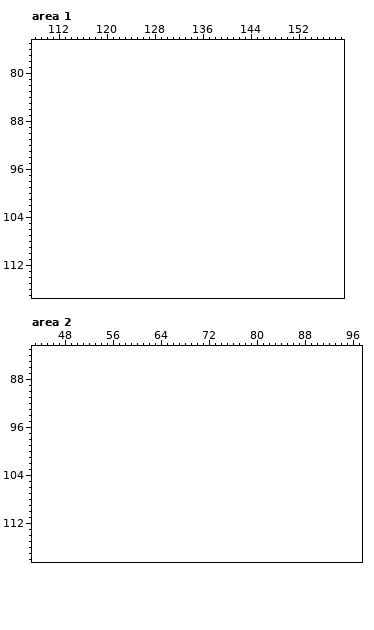
One commit to this pixel-art file: Assets/Sprites/Map/Custom/Chest/Project.aseprite. The picture above was drawn from the file before the commit.
208x64 pixels, 1 frame. Colours within 5 levels of each other are drawn and written as one. Shown: area 1: x 108..159, y 75..117; area 2: x 43..97, y 83..118. The old version is drawn lined up with the new one, on the new canvas. The commit also changed other parts of the picture, which this record leaves out.
And afterwards:
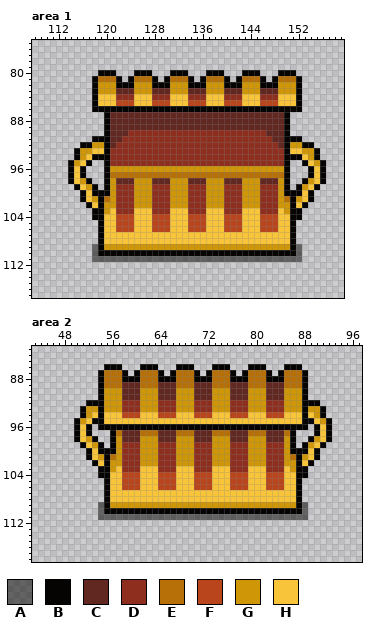
Palette (. is transparent): A #05040387  B #050403  C #612721  D #8d2e1f  E #b67007  F #b9451d  G #cf9607  H #f8c53a
Difference:
canvas 208x64 -> 208x128
--- area 1
@@ x 108..159 @@
  79 ....................................................
- 80 ....................................................
- 81 ....................................................
- 82 ....................................................
- 83 ....................................................
- 84 ....................................................
- 85 ....................................................
- 86 ....................................................
- 87 ....................................................
- 88 ....................................................
- 89 ....................................................
- 90 ....................................................
- 91 ....................................................
- 92 ....................................................
- 93 ....................................................
- 94 ....................................................
- 95 ....................................................
- 96 ....................................................
- 97 ....................................................
- 98 ....................................................
- 99 ....................................................
-100 ....................................................
-101 ....................................................
-102 ....................................................
-103 ....................................................
-104 ....................................................
-105 ....................................................
-106 ....................................................
-107 ....................................................
-108 ....................................................
-109 ....................................................
-110 ....................................................
-111 ....................................................
+ 80 ...........BBB...BBB...BBB...BBB...BBB...BBB........
+ 81 ..........BEEEB.BEEEB.BEEEB.BEEEB.BEEEB.BEEEB.......
+ 82 ..........BGGGBBBGGGBBBGGGBBBGGGBBBGGGBBBGGGB.......
+ 83 ..........BGGGCCCGGGCCCGGGCCCGGGCCCGGGCCCGGGB.......
+ 84 ..........BHHHDDDHHHDDDHHHDDDHHHDDDHHHDDDHHHB.......
+ 85 ..........BHHHFFFHHHFFFHHHFFFHHHFFFHHHFFFHHHB.......
+ 86 ..........BBBBBBBBBBBBBBBBBBBBBBBBBBBBBBBBBBB.......
+ 87 ............BCCCCCCCCCCCCCCCCCCCCCCCCCCCCCB.........
+ 88 ............BCCCCCCCCCCCCCCCCCCCCCCCCCCCCCB.........
+ 89 ............BCCCCCCCCCCCCCCCCCCCCCCCCCCCCCB.........
+ 90 ............BCCCDDDDDDDDDDDDDDDDDDDDDDDCCCB.........
+ 91 ..........BBBCCDDDDDDDDDDDDDDDDDDDDDDDDDCCBBB.......
+ 92 ........BBGGBCDDDDDDDDDDDDDDDDDDDDDDDDDDDCBGGBB.....
+ 93 .......BGGHHBDDDDDDDDDDDDDDDDDDDDDDDDDDDDDBHHGGB....
+ 94 .......BGHBBBDDDDDDDDDDDDDDDDDDDDDDDDDDDDDBBBHGB....
+ 95 ......BGHB..BDDDDDDDDDDDDDDDDDDDDDDDDDDDDDB..BHGB...
+ 96 ......BHB...BGGGGGGGGGGGGGGGGGGGGGGGGGGGGGB...BHB...
+ 97 ......BHB...BEEEEEEEEEEEEEEEEEEEEEEEEEEEEEB...BHB...
+ 98 ......BHGB..BGCCCGGGCCCGGGCCCGGGCCCGGGCCCGB..BGHB...
+ 99 .......BHGB.BGDDDGGGDDDGGGDDDGGGDDDGGGDDDGB.BGHB....
+100 ........BHBBBGDDDGGGDDDGGGDDDGGGDDDGGGDDDGBBBHB.....
+101 ........BHGBEGDDDGGGDDDGGGDDDGGGDDDGGGDDDGEBGHB.....
+102 .........BHBGGDDDGGGDDDGGGDDDGGGDDDGGGDDDGGBHB......
+103 ..........BBGHDDDHHHDDDHHHDDDHHHDDDHHHDDDHGBB.......
+104 ..........BBHHFFFHHHFFFHHHFFFHHHFFFHHHFFFHHBB.......
+105 ...........BHHFFFHHHFFFHHHFFFHHHFFFHHHFFFHHB........
+106 ...........BHHFFFHHHFFFHHHFFFHHHFFFHHHFFFHHB........
+107 ...........BHHHHHHHHHHHHHHHHHHHHHHHHHHHHHHHB........
+108 ...........BHHHHHHHHHHHHHHHHHHHHHHHHHHHHHHHB........
+109 ..........ABGGGGGGGGGGGGGGGGGGGGGGGGGGGGGGGBA.......
+110 ..........ABBBBBBBBBBBBBBBBBBBBBBBBBBBBBBBBBA.......
+111 ..........AAAAAAAAAAAAAAAAAAAAAAAAAAAAAAAAAAA.......
 112 ....................................................
--- area 2
@@ x 43..97 @@
  85 .......................................................
- 86 .......................................................
- 87 .......................................................
- 88 .......................................................
- 89 .......................................................
- 90 .......................................................
- 91 .......................................................
- 92 .......................................................
- 93 .......................................................
- 94 .......................................................
- 95 .......................................................
- 96 .......................................................
- 97 .......................................................
- 98 .......................................................
- 99 .......................................................
-100 .......................................................
-101 .......................................................
-102 .......................................................
-103 .......................................................
-104 .......................................................
-105 .......................................................
-106 .......................................................
-107 .......................................................
-108 .......................................................
-109 .......................................................
-110 .......................................................
-111 .......................................................
+ 86 ............BBB...BBB...BBB...BBB...BBB...BBB..........
+ 87 ...........BEEEB.BEEEB.BEEEB.BEEEB.BEEEB.BEEEB.........
+ 88 ...........BEEEBBBEEEBBBEEEBBBEEEBBBEEEBBBEEEB.........
+ 89 ...........BEEECCCEEECCCEEECCCEEECCCEEECCCEEEB.........
+ 90 ...........BGGGCCCGGGCCCGGGCCCGGGCCCGGGCCCGGGB.........
+ 91 ...........BGGGCCCGGGCCCGGGCCCGGGCCCGGGCCCGGGB.........
+ 92 .........BBBGGGDDDGGGDDDGGGDDDGGGDDDGGGDDDGGGBBB.......
+ 93 ........BGGBGGGDDDGGGDDDGGGDDDGGGDDDGGGDDDGGGBGGB......
+ 94 ........BGHBHHHFFFHHHFFFHHHFFFHHHFFFHHHFFFHHHBHGB......
+ 95 .......BGHBBHHHHHHHHHHHHHHHHHHHHHHHHHHHHHHHHHBBHGB.....
+ 96 .......BHB.BBBBBBBBBBBBBBBBBBBBBBBBBBBBBBBBBBB.BHB.....
+ 97 .......BHB...BECCCEEECCCEEECCCEEECCCEEECCCEB...BHB.....
+ 98 .......BHGB..BGCCCGGGCCCGGGCCCGGGCCCGGGCCCGB..BGHB.....
+ 99 ........BHGB.BGDDDGGGDDDGGGDDDGGGDDDGGGDDDGB.BGHB......
+100 .........BHBBBGDDDGGGDDDGGGDDDGGGDDDGGGDDDGBBBHB.......
+101 .........BHGBEGDDDGGGDDDGGGDDDGGGDDDGGGDDDGEBGHB.......
+102 ..........BHBGGDDDGGGDDDGGGDDDGGGDDDGGGDDDGGBHB........
+103 ...........BBGHDDDHHHDDDHHHDDDHHHDDDHHHDDDHGBB.........
+104 ...........BBHHFFFHHHFFFHHHFFFHHHFFFHHHFFFHHBB.........
+105 ............BHHFFFHHHFFFHHHFFFHHHFFFHHHFFFHHB..........
+106 ............BHHFFFHHHFFFHHHFFFHHHFFFHHHFFFHHB..........
+107 ............BHHHHHHHHHHHHHHHHHHHHHHHHHHHHHHHB..........
+108 ............BHHHHHHHHHHHHHHHHHHHHHHHHHHHHHHHB..........
+109 ...........ABGGGGGGGGGGGGGGGGGGGGGGGGGGGGGGGBA.........
+110 ...........ABBBBBBBBBBBBBBBBBBBBBBBBBBBBBBBBBA.........
+111 ...........AAAAAAAAAAAAAAAAAAAAAAAAAAAAAAAAAAA.........
 112 .......................................................
Pixel boxes of the changes (left, top, right, bottom) in both pictures:
added: (68, 70, 326, 262)
added: (74, 364, 332, 520)
